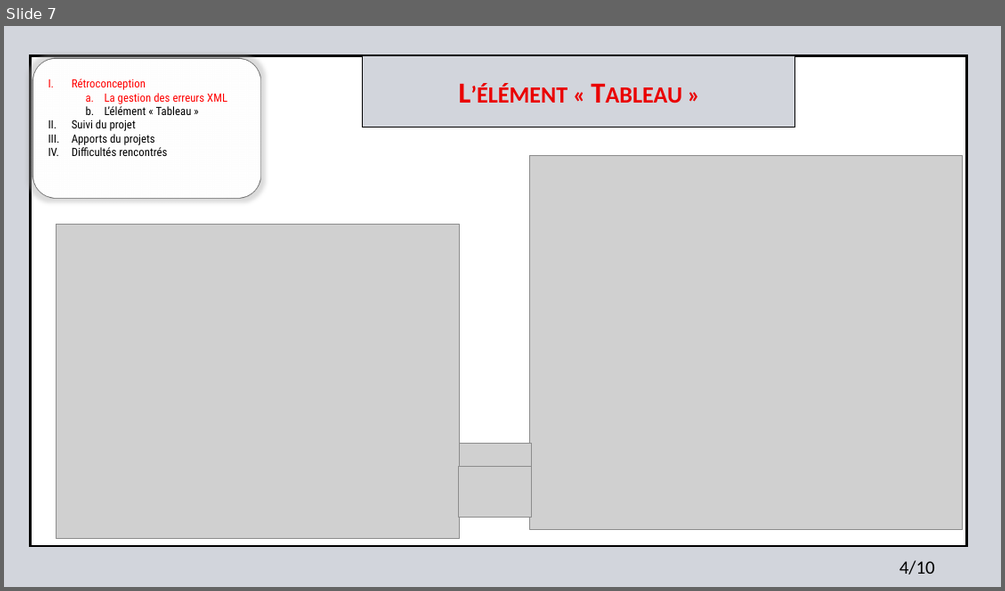
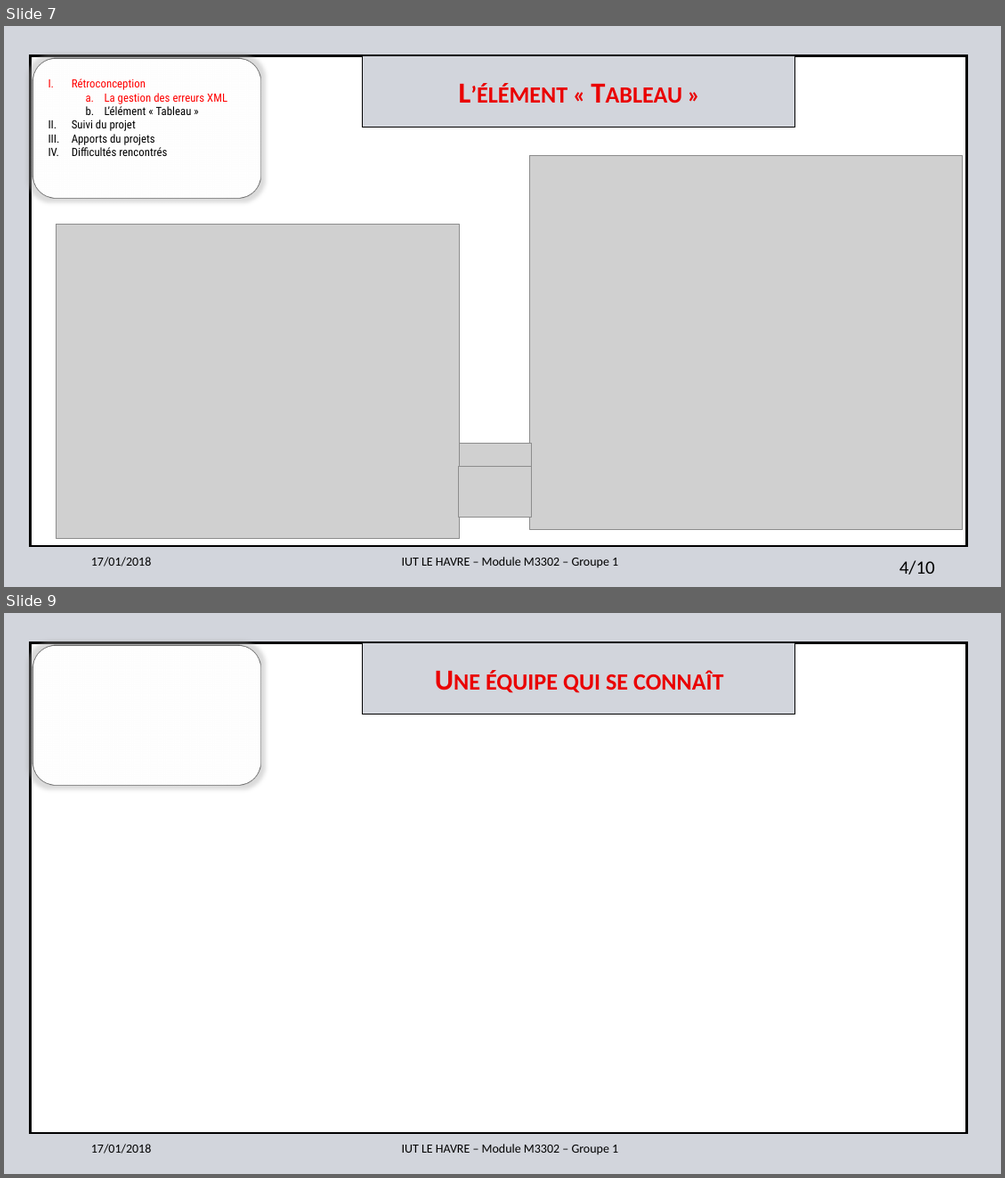
Before and after one commit to jonatjano/formulaire, a slide deck: text/Diaporama_Soutenance_projet_tutore_Bernouy_Deloison_Dewilde_Malet_Selle.pptx. Shown one above the other, each under a label of ours: slide 7 before the commit, slides 7 and 9 after it; the slides between them are not shown. The pictures are 1005x591 and 1005x1178 pixels, drawn with LibreOffice and Linux fonts; fonts in the diff are those of the drawing; grey boxes stand for pictures; background and template pictures are left out. Boxes give left, top, right and bottom in pixels: in the first picture for what was removed or moved away, otherwise in the second. Text is boxed around its words. In the diff, an @@ line names an element or a change of style, - is before the commit and + after.

```diff
--- a/text/Diaporama_Soutenance_projet_tutore_Bernouy_Deloison_Dewilde_Malet_Selle.pptx
+++ b/text/Diaporama_Soutenance_projet_tutore_Bernouy_Deloison_Dewilde_Malet_Selle.pptx
@@ slide 9 added at <box>4,613,1001,1174</box>, background #D2D5DC; not listed: 6 template elements that a slide beside it also shows @@
@@ text added at <box>485,670,723,693</box>, 28 pt, text #EA0000, bold, small capitals @@
+Une équipe qui se connaît
@@ slide 7 changed as well @@
@@ text added at <box>91,556,151,566</box>, 12 pt, text #000000 @@
+17/01/2018
@@ text added at <box>402,556,618,567</box>, 12 pt, text #000000 @@
+IUT LE HAVRE – Module M3302 – Groupe 1
```
Also in this commit, not shown: 8 other slides changed, 1 other slide added.
